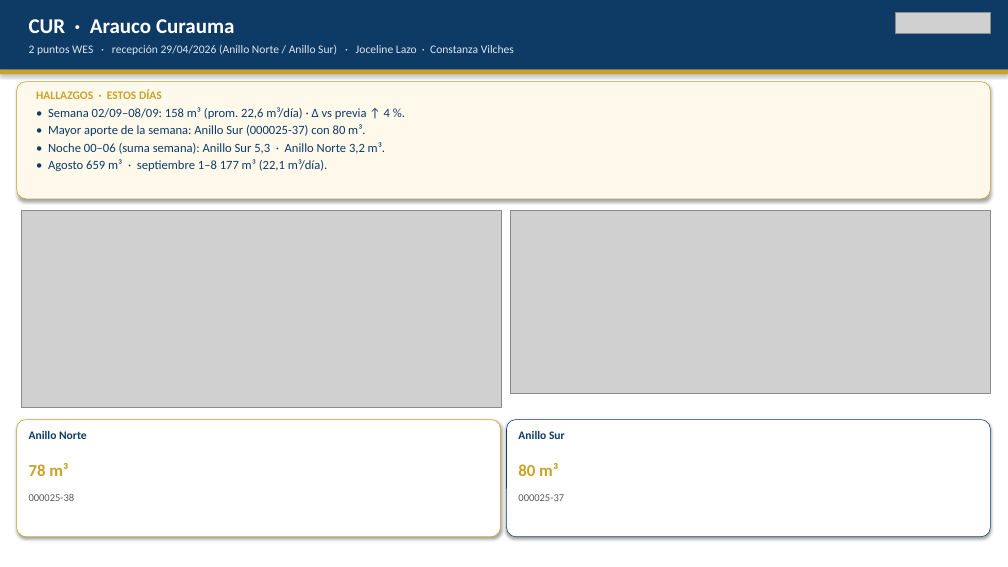
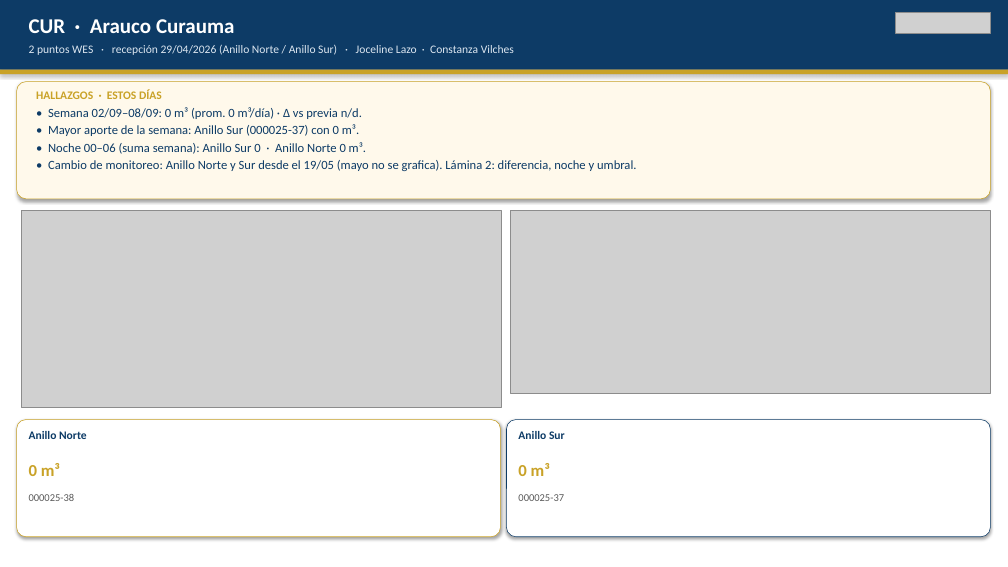
Before and after one commit to anibaloperacionesWes/wes-scripts, a slide deck: slide 9 of reports/Parque_Arauco/CONSOLIDADO/Consolidado_PA_7malls_20260908.pptx. Drawn at 1008x567 pixels with LibreOffice and Linux fonts; fonts in the diff are those of the drawing; grey boxes stand for pictures. Boxes give left, top, right and bottom in pixels: in the first picture for what was removed or moved away, otherwise in the second. Text is boxed around its words. In the diff, an @@ line names an element or a change of style, - is before the commit and + after.

```diff
--- a/reports/Parque_Arauco/CONSOLIDADO/Consolidado_PA_7malls_20260908.pptx
+++ b/reports/Parque_Arauco/CONSOLIDADO/Consolidado_PA_7malls_20260908.pptx
@@ text at bbox=[48, 107, 636, 171]: text changed @@
-• Semana 02/09–08/09: 158 m³ (prom. 22,6 m³/día) · Δ vs previa ↑ 4 %.
-• Mayor aporte de la semana: Anillo Sur (000025-37) con 80 m³.
-• Noche 00–06 (suma semana): Anillo Sur 5,3 · Anillo Norte 3,2 m³.
-• Agosto 659 m³ · septiembre 1–8 177 m³ (22,1 m³/día).
+• Semana 02/09–08/09: 0 m³ (prom. 0 m³/día) · Δ vs previa n/d.
+• Mayor aporte de la semana: Anillo Sur (000025-37) con 0 m³.
+• Noche 00–06 (suma semana): Anillo Sur 0 · Anillo Norte 0 m³.
+• Cambio de monitoreo: Anillo Norte y Sur desde el 19/05 (mayo no se grafica). Lámina 2: diferencia, noche y umbral.
@@ text at bbox=[29, 463, 60, 476]: text changed @@
-78 m³
+0 m³
@@ text at bbox=[518, 463, 550, 476]: text changed @@
-80 m³
+0 m³
```
Also in this commit, not shown: 9 other slides changed, 1 other file.
